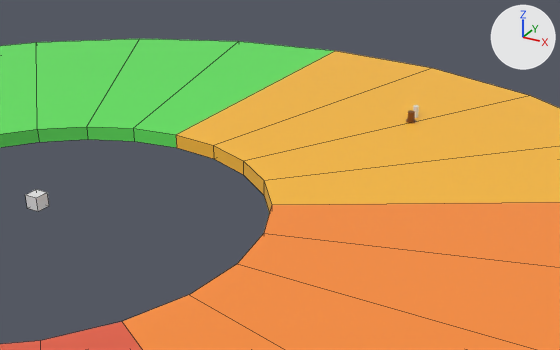
The Blender file Assets/Meshes/map.blend: old version first, new version second.
Before and after are seen from a 50 mm camera at (73.7, -66.6, 45.8) aimed at (22.8, 25.9, -0.5). Lighting does not change. The marker at upper right points along +X, +Y and +Z. Mesh edges are drawn as thin lines on the coarser meshes.
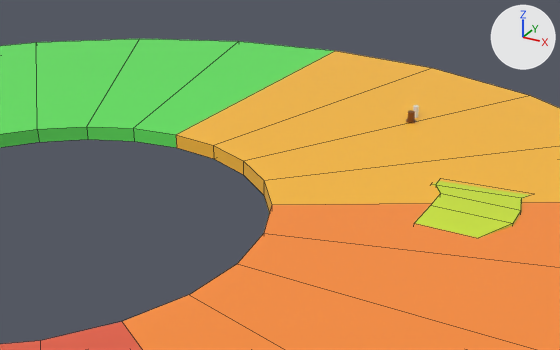
The change, as JSON lines over the scene's bpy script:
```json
{"op": "add", "block": "mat_sandramp", "code": ["mat_sandramp = principled_material('SandRamp')", "mat_sandramp.base_color = (0.614, 0.8, 0.0403)  # green #cee739"]}
{"block": "me_cube", "where": "me_cube.from_pydata(...)  # 8 vertices, 6 faces; spans x -1.0..1.0, y -1.0..1.0, z -1.0..1.0"}
{"block": "me_cube", "where": "# used by ob_cube; location = (0.0, 0.0, 1.0)"}
{"block": "me_cube", "where": "# verts and faces of me_cube; kept vertices keep their numbers, new ones are numbered from 8"}
{"block": "me_cube", "where": "# before: 0 (-1.0, -1.0, -1.0) at pixel (27, 208), 1 (-1.0, -1.0, 1.0) at pixel (25, 194), 2 (-1.0, 1.0, -1.0), 3 (-1.0, 1.0, 1.0) at pixel (36, 189), 4 (1.0, -1.0, -1.0) at pixel (38, 211)"}
{"block": "me_cube", "where": "# before: 5 (1.0, -1.0, 1.0) at pixel (36, 197), 6 (1.0, 1.0, -1.0) at pixel (49, 205), 7 (1.0, 1.0, 1.0) at pixel (47, 192)"}
{"block": "me_cube", "change": "me_cube part 1"}
{"op": "add", "block": "me_cube", "code": "delete_vertices([*range(0, 8)])  # with the faces that use them"}
{"op": "add", "block": "me_cube_001", "code": ["me_cube_001 = bpy.data.meshes.new('Cube.001')", "me_cube_001.from_pydata(...)  # 24 vertices, 22 faces; spans x -3.93..2.61, y -4.65..3.28, z -2.31..0.53", "me_cube_001.materials.append(mat_sandramp)  # green #cee739"]}
{"op": "set", "path": "ob_cube.location", "old": "(0.0, 0.0, 1.0)", "new": "(0.0, 0.0, 0.0)"}
{"op": "add", "block": "ob_cube", "code": "ob_cube.hide_set(True)"}
{"op": "add", "block": "ob_cube_001", "code": ["ob_cube_001 = bpy.data.objects.new('Cube.001', me_cube_001)", "ob_cube_001.location = (51.8, 29.7, 0.0)", "ob_cube_001.scale = (2.13, 2.13, 0.644)"]}
```

Pixel boxes [x1, y1, x2, y2] of what changed, in the pictures (560 x 350 px):
```json
{"object": "Cube.001", "change": "added", "after": [415, 181, 529, 238], "on screen": "green"}
{"object": "Cube", "change": "hidden", "before": [25, 189, 49, 211]}
```
